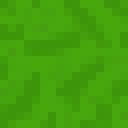
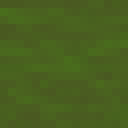
Comparing the layer stacks of the two 128px x 128px images. Changes:
hid "Sway 1" over [left=0, top=0, right=128, bottom=128]
